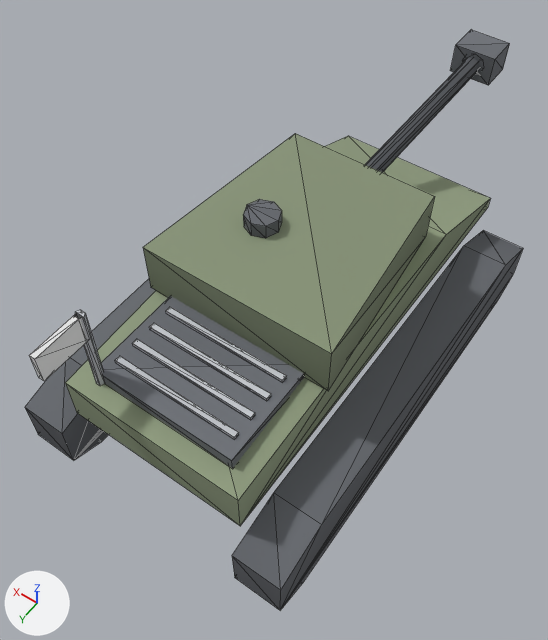
Renders of the glTF model csharp/Unciv.Godot/Packs/units/models/unit/Panzer.glb from each side of a commit.
Both versions are drawn from a 50 mm lens placed at (-0.534, 0.827, 1.388), pointed at (0.036, 0.029, 0.134). The axes (+X, +Y, +Z) are drawn at lower left. The lights are the same throughout. The older version comes first. Mesh edges are drawn as thin lines. Vertices at exactly the same position are counted once.

The first picture shows 'Body', 'Part1', 'Part2'.
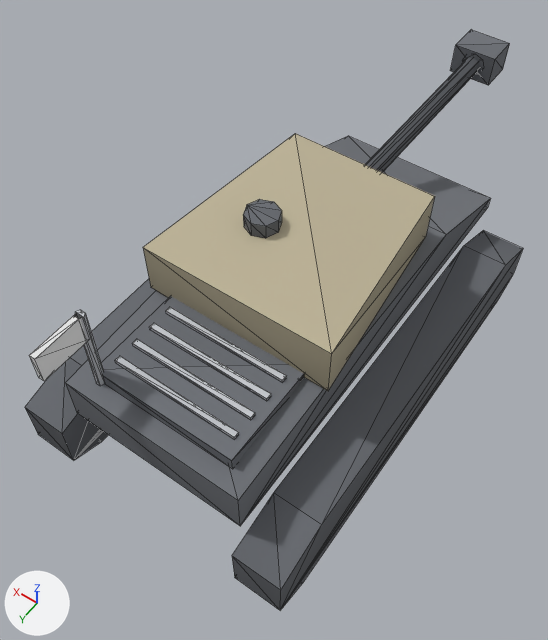
What changed in the scene script:
```text
Add mat_sand:
    mat_sand = bpy.data.materials.new('Sand')
    # nodes: BsdfPrincipled, Mix, OutputMaterial, VertexColor
    # colours: beige #cec4a6, mixed with the vertex colours
Add mat_iron:
    mat_iron = bpy.data.materials.new('Iron')
    # nodes: BsdfPrincipled, Mix, OutputMaterial, VertexColor
    # colours: grey #73767c, mixed with the vertex colours
Change me_body:
    where me_body.from_pydata(...)  # 120 vertices, 192 faces; spans x -0.3..0.3, y -0.8..0.503, z 0.0..0.46
    used by ob_body; location = (0.0, 0.0, 0.0)
    me_body part 1: all 20 faces that had it switch from mat_olive to mat_iron
Change me_part1:
    where me_part1.from_pydata(...)  # 24 vertices, 40 faces; spans x -0.2..0.2, y -0.22..0.2, z 0.0..0.14
    used by ob_part1; location = (0.0, 0.0, 0.29)
    me_part1 part 2: all 12 faces that had it switch from mat_olive to mat_sand
```

Changed parts and their boxes (x1, y1, x2, y2) in the pictures (548 x 640 px):
part 1 of me_body, recoloured
    both: (65, 136, 490, 526)
part 2 of me_part1, recoloured (lighter)
    both: (143, 133, 435, 391)
